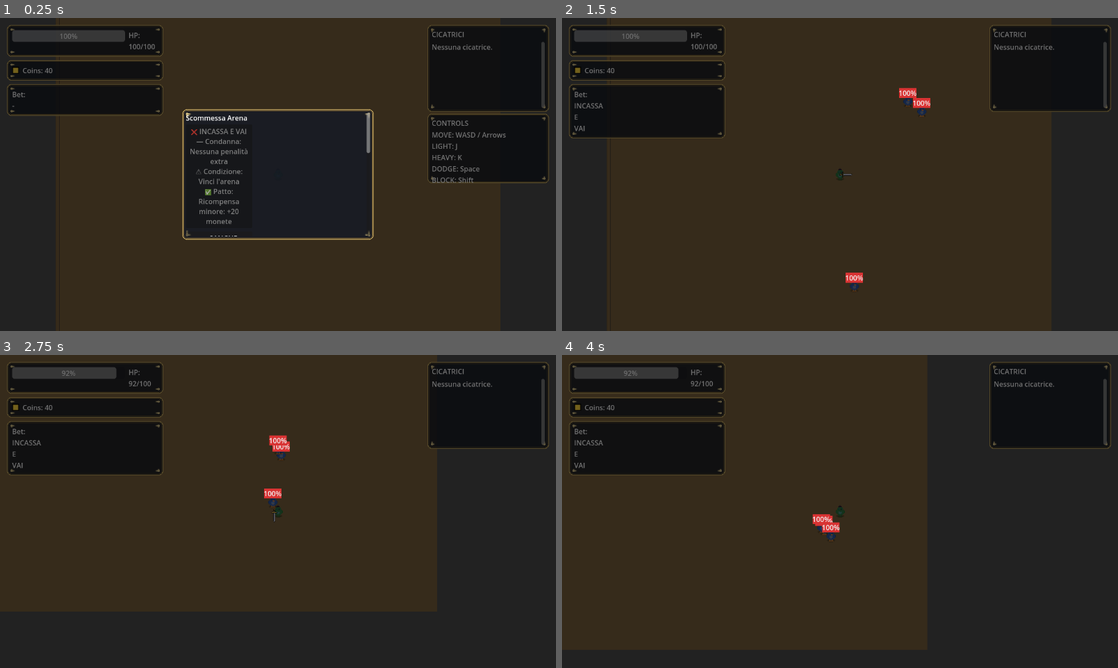
Above: before the commit, frames 1-4 (two rows, left to right).
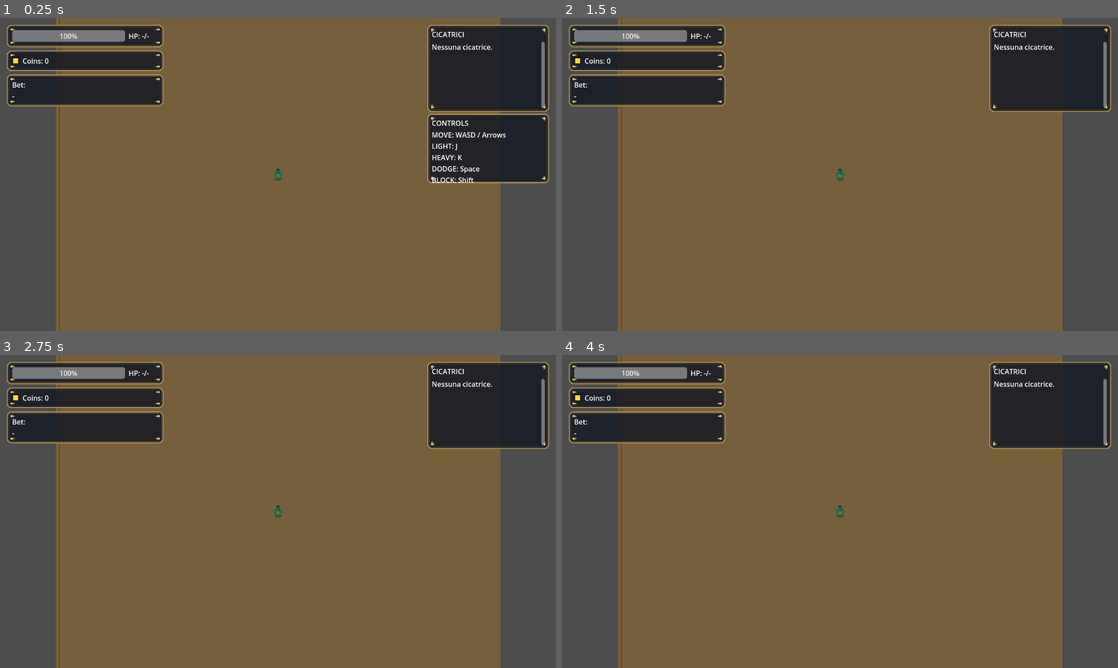
Above: after the commit, the same moments.

Repository: Faratas410/Gallicus-2.0
Game: Godot game, scene res://scenes/Main.tscn
Same seed, same stepped clock (60 frames per second), same inputs: the game is played once before the commit and once after it.
Inputs (mouse positions are in pixels of both pictures, inside the frame that each line leads up to):
- Up to frame 1 (0.25 s): no input
- Up to frame 2 (1.5 s): click (778, 177) at 0.5 s, where only the run before the commit has a clickable "❌ INCASSA E VAI — Condanna: N…"; tap Enter at 1.25 s; move the mouse to (962, 158) at 1.27 s; hold D (move_right, bound only before the commit) from 1.28 s (still down); tap K (attack_heavy, bound only before the commit) at 1.35 s; click (962, 158) at 1.42 s
- Up to frame 3 (2.75 s): move the mouse to (166, 527) at 2.02 s; release D (move_right, bound only before the commit) at 2.03 s; hold S (move_down, bound only before the commit) from 2.03 s (still down); tap J (attack_light, bound only before the commit) at 2.1 s
- Up to frame 4 (4 s): move the mouse to (895, 442) at 2.77 s; release S (move_down, bound only before the commit) at 2.78 s; hold D (move_right, bound only before the commit) 2.78-3.53 s; hold L (block, bound only before the commit) 2.78-3.53 s; move the mouse to (812, 574) at 3.52 s; hold W (move_up, bound only before the commit) from 3.53 s (still down); tap Space (dodge, bound only before the commit) at 3.6 s; click (812, 574) at 3.67 s

The runs differ from the first frame. In frame 1, 86% of the frame differs, in the area x 0-100%, y 0-100%; in frame 2, 91%; in frame 3, 91%; in frame 4, 91%.
Error after the commit: Parse Error: Could not preload resource file "res://scenes/arenas/Arena_01_TrainingYard.tscn". (res://scripts/systems/run_manager.gd:12)

Commit message:
Add arena layout rotation after bets

Diff:
--- a/scripts/systems/run_manager.gd
+++ b/scripts/systems/run_manager.gd
@@ -6,6 +6,15 @@
 @export var arena_clear_reward: int = GameConstants.ARENA_CLEAR_REWARD
 @export var arena_scene: PackedScene = preload("res://scenes/Arena.tscn")
 @export var player_scene: PackedScene = preload("res://scenes/Player.tscn")
+@export var arena_layout_offset: Vector2 = Vector2(-640.0, -360.0)
+
+var _arena_scenes: Array[PackedScene] = [
+	preload("res://scenes/arenas/Arena_01_TrainingYard.tscn"),
+	preload("res://scenes/arenas/Arena_02_OwlSanctum.tscn"),
+	preload("res://scenes/arenas/Arena_03_SandPit.tscn"),
+	preload("res://scenes/arenas/Arena_04_IronCorridor.tscn"),
+]
+var _arena_layout_rng: RandomNumberGenerator = RandomNumberGenerator.new()
 
 const DEBUG_RUNTIME_LOGS: bool = false
 
@@ -66,6 +75,9 @@
 }
 
 var _arena: Node
+var _arena_layout_container: Node2D = null
+var _current_arena_layout: Node = null
+var _current_arena_path: String = ""
 var _bet_manager: Node
 var _waiting_for_bet: bool = false
 var _waiting_for_push_luck: bool = false
@@ -95,6 +107,7 @@
 func _ready() -> void:
 	print("RunManager ready")
 	add_to_group("run_manager")
+	_arena_layout_rng.randomize()
 	var bet_placed_callable: Callable = Callable(self, "_on_bet_placed")
 	if not GameEvents.bet_placed.is_connected(bet_placed_callable):
 		GameEvents.bet_placed.connect(bet_placed_callable)
@@ -316,6 +329,61 @@
 	if _player and _player is Node2D:
 		(_player as Node2D).global_position = Vector2.ZERO
 
+func pick_next_arena_scene() -> PackedScene:
+	if _arena_scenes.size() == 0:
+		return arena_scene
+	var idx: int = _arena_layout_rng.randi_range(0, _arena_scenes.size() - 1)
+	return _arena_scenes[idx]
+
+func _ensure_arena_layout_container() -> void:
+	if _arena == null:
+		_arena = get_node_or_null(arena_path)
+	if _arena == null:
+		return
+	if _arena_layout_container != null and is_instance_valid(_arena_layout_container):
+		return
+	var existing: Node = _arena.get_node_or_null("ArenaLayoutRoot")
+	if existing != null and existing is Node2D:
+		_arena_layout_container = existing as Node2D
+		_arena_layout_container.position = arena_layout_offset
+		return
+	var new_container: Node2D = Node2D.new()
+	new_container.name = "ArenaLayoutRoot"
+	new_container.position = arena_layout_offset
+	_arena.add_child(new_container)
+	_arena_layout_container = new_container
+
+func _remove_default_arena_layout() -> void:
+	if _arena == null:
+		return
+	var ground: Node = _arena.get_node_or_null("Ground")
+	if ground != null:
+		ground.queue_free()
+	var walls: Node = _arena.get_node_or_null("Walls")
+	if walls != null:
+		walls.queue_free()
+
+func load_next_arena() -> void:
+	if _arena == null:
+		_arena = get_node_or_null(arena_path)
+	if _arena == null:
+		return
+	_ensure_arena_layout_container()
+	if _arena_layout_container == null:
+		return
+	_remove_default_arena_layout()
+	if _current_arena_layout != null and is_instance_valid(_current_arena_layout):
+		_current_arena_layout.queue_free()
+	var next_scene: PackedScene = pick_next_arena_scene()
+	if next_scene == null:
+		return
+	var layout_instance: Node = next_scene.instantiate()
+	_current_arena_layout = layout_instance
+	_current_arena_path = next_scene.resource_path
+	_arena_layout_container.add_child(layout_instance)
+	if layout_instance is Node2D:
+		(layout_instance as Node2D).position = Vector2.ZERO
+
 func _reset_or_respawn_player_full() -> void:
 	if _arena == null:
 		_arena = get_node_or_null(arena_path)
@@ -545,6 +613,7 @@
 	_bet_chain_level = 1
 	GameEvents.betting_closed.emit()
 	set_phase(RunPhase.LIVE)
+	load_next_arena()
 	_start_next_arena()
 
 func _on_betting_opened() -> void:
